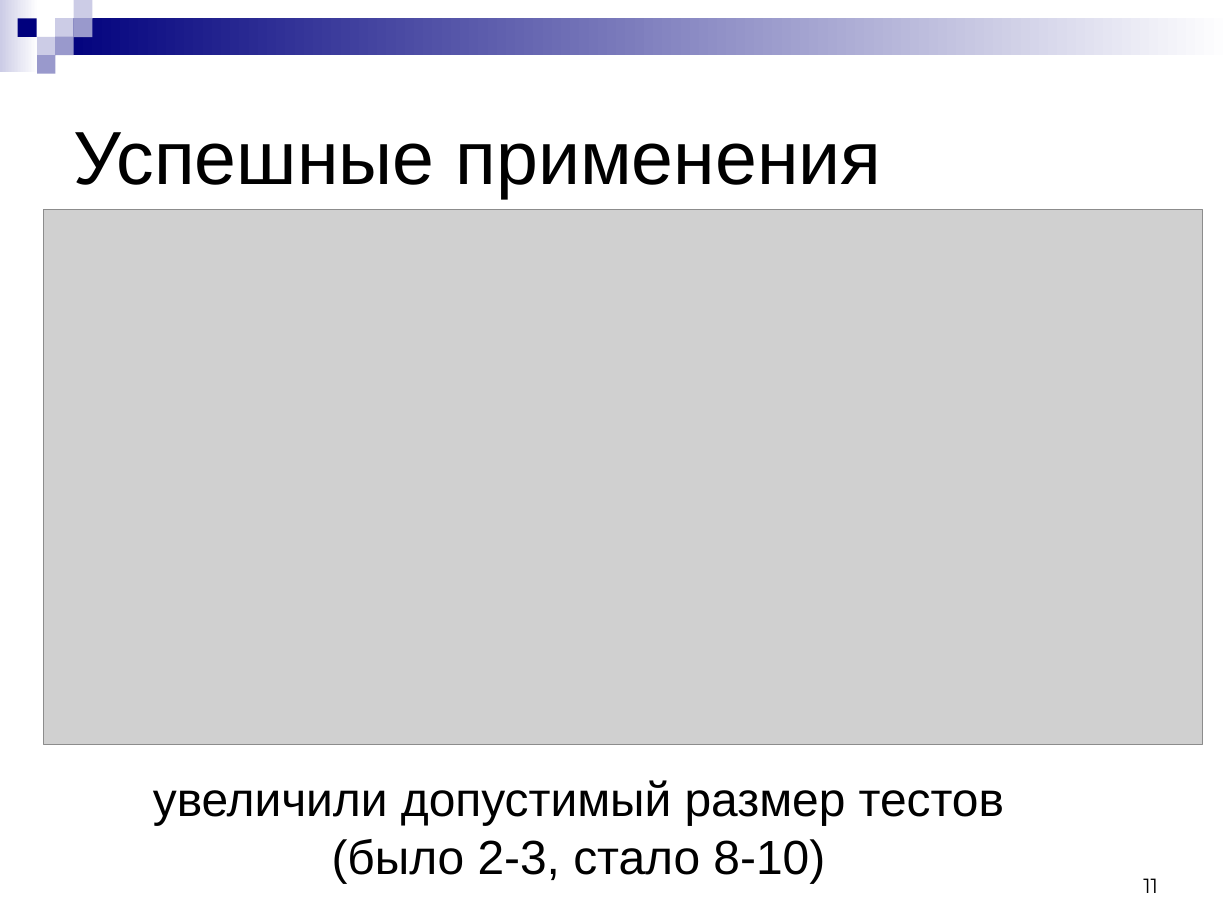
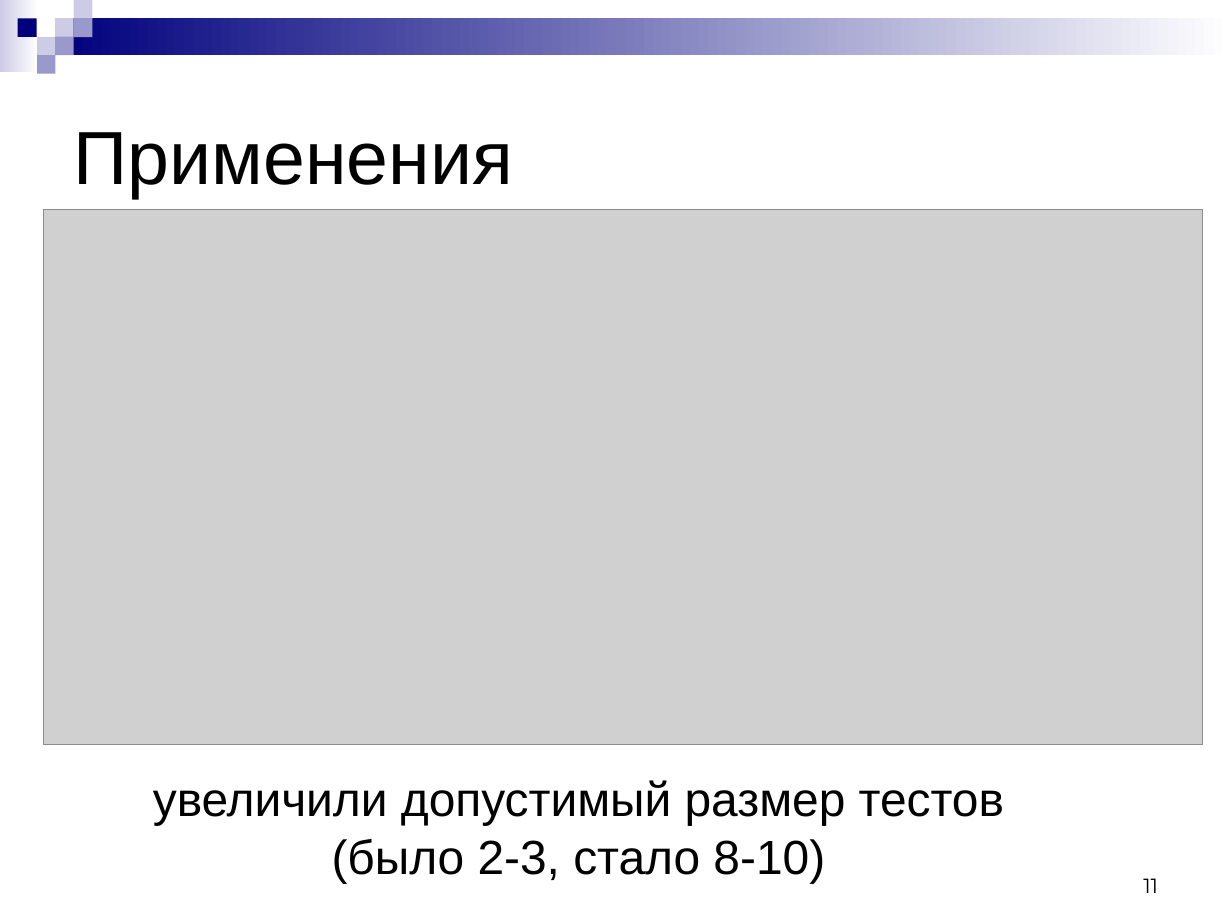
Before and after one commit to kornevgen/tesla-project, a slide deck: slide 11 of papers/LomoRead-2010/lomonosov-talk.ppt. Drawn at 1232x924 pixels with LibreOffice and Linux fonts; fonts in the diff are those of the drawing; grey boxes stand for pictures. Boxes give left, top, right and bottom in pixels: in the first picture for what was removed or moved away, otherwise in the second. Text is boxed around its words. In the diff, an @@ line names an element or a change of style, - is before the commit and + after.

```diff
--- a/papers/LomoRead-2010/lomonosov-talk.ppt
+++ b/papers/LomoRead-2010/lomonosov-talk.ppt
@@ title at <box>74,132,513,198</box>: text changed @@
-Успешные применения
+Применения
```
Also in this commit, not shown: 4 other slides changed, 2 slides removed.
